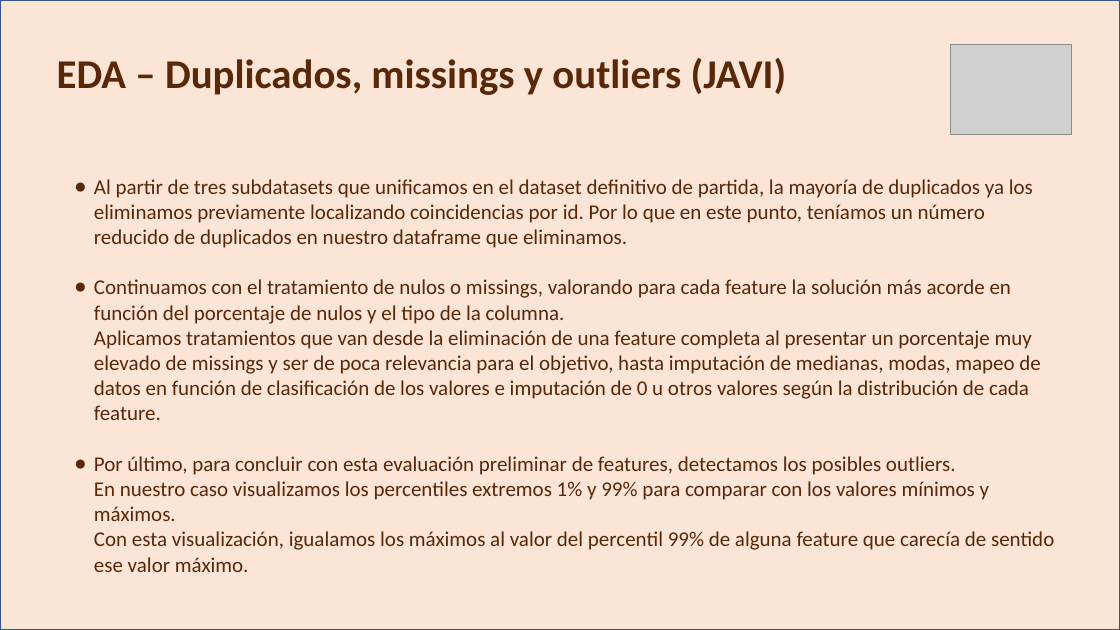
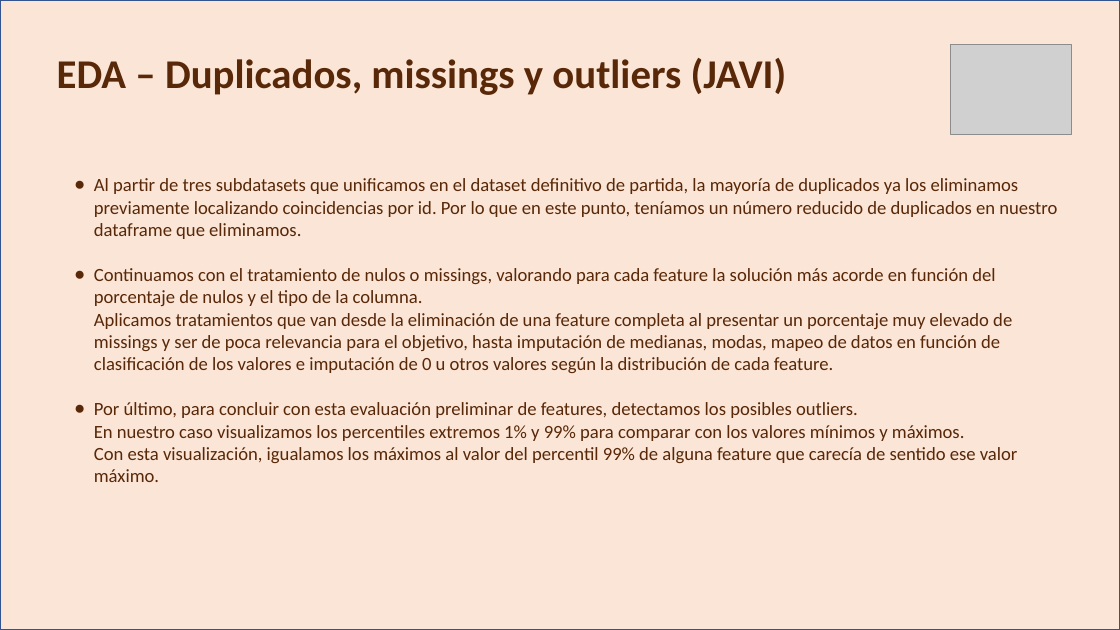
Before and after one commit to HimuraFresh/ML_-Grupo_1-, a slide deck: slide 9 of ML_ppt.pptx (slide 3 before the commit). Drawn at 1120x630 pixels with LibreOffice and Linux fonts; fonts in the diff are those of the drawing; grey boxes stand for pictures. Boxes give left, top, right and bottom in pixels: in the first picture for what was removed or moved away, otherwise in the second. Text is boxed around its words. In the diff, an @@ line names an element or a change of style, - is before the commit and + after.

```diff
--- a/ML_ppt.pptx
+++ b/ML_ppt.pptx
@@ text "Al partir de tres subdatasets ..." at bbox=[94, 178, 1057, 482]: size 18 to 16 pt @@
```
Also in this commit, not shown: 1 other slide changed, 6 slides added.
